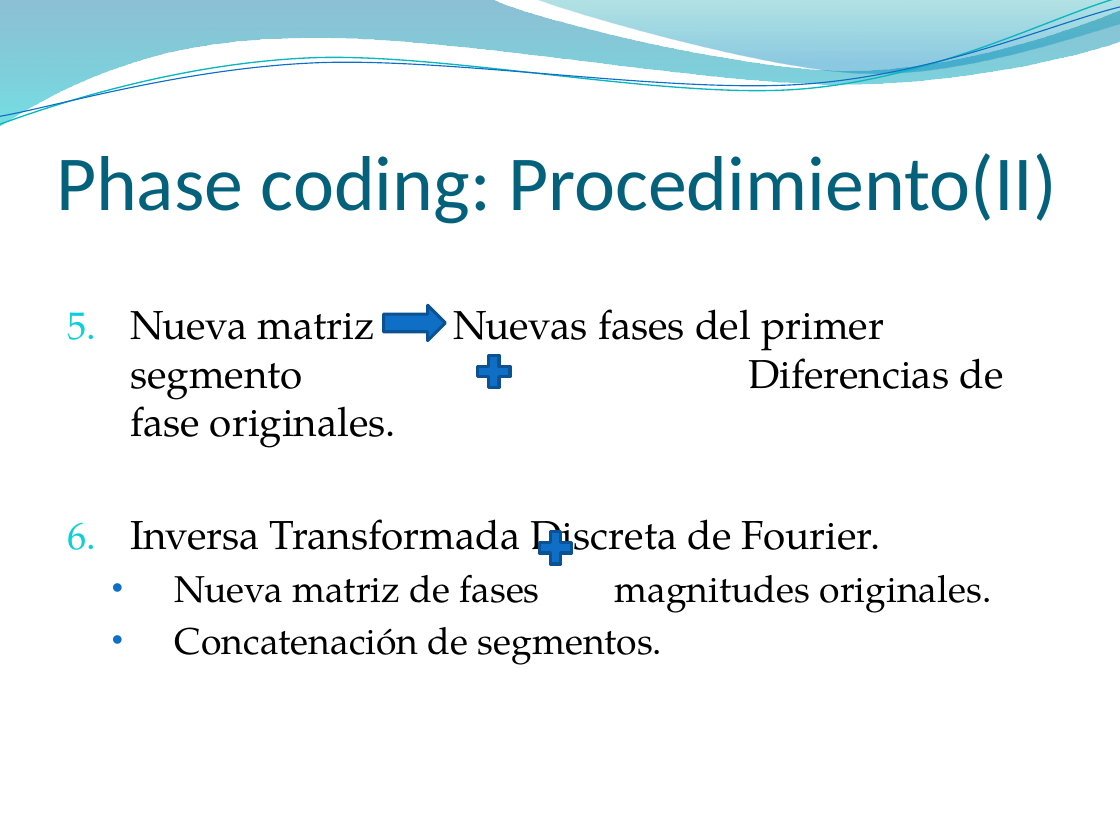
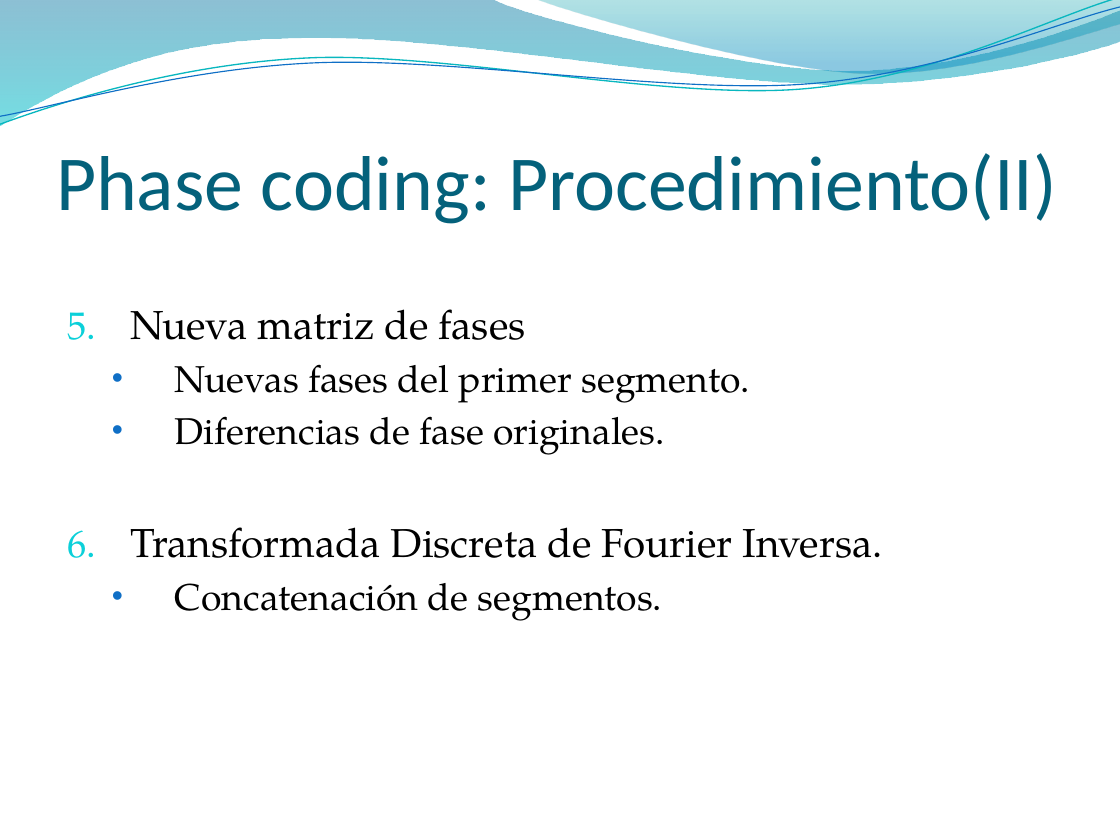
Before and after one commit to pasruiben/esteganografia-criptografia, a slide deck: slide 37 of doc/Ocultar datos en archivos de sonido.pptx (slide 38 before the commit). Drawn at 1120x840 pixels with LibreOffice and Linux fonts; fonts in the diff are those of the drawing; background and template pictures are left out. Boxes give left, top, right and bottom in pixels: in the first picture for what was removed or moved away, otherwise in the second. Text is boxed around its words. In the diff, an @@ line names an element or a change of style, - is before the commit and + after.

```diff
--- a/doc/Ocultar datos en archivos de sonido.pptx
+++ b/doc/Ocultar datos en archivos de sonido.pptx
@@ text at (x1=130, y1=309, x2=883, y2=558): text changed; size 26 to 24 pt @@
-5. Nueva matriz Nuevas fases del primer segmento Diferencias de fase originales.
-6. Inversa Transformada Discreta de Fourier.
-  • Nueva matriz de fases magnitudes originales.
+5. Nueva matriz de fases
+  • Nuevas fases del primer segmento.
+  • Diferencias de fase originales.
+6. Transformada Discreta de Fourier Inversa.
@@ right arrow removed at (x1=384, y1=306, x2=446, y2=340) @@
@@ plus sign removed at (x1=472, y1=349, x2=515, y2=393) @@
@@ plus sign removed at (x1=533, y1=525, x2=577, y2=569) @@
```
Also in this commit, not shown: 32 other slides changed, 4 slides added, 4 slides removed.
